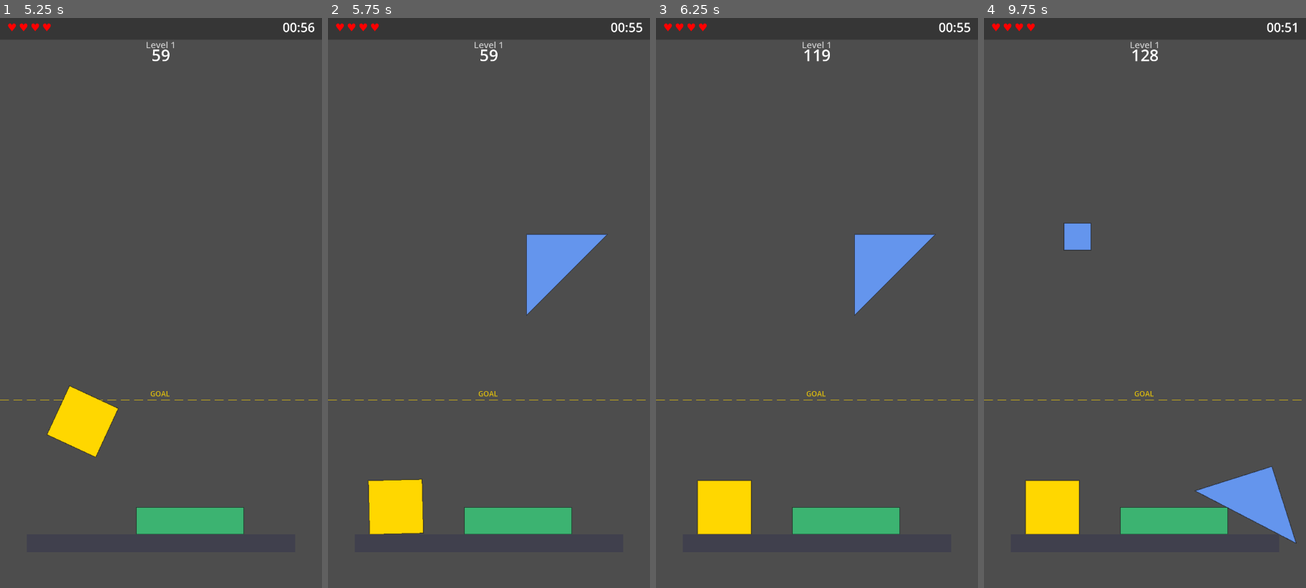
Above: before the commit, frames 1-4 (left to right).
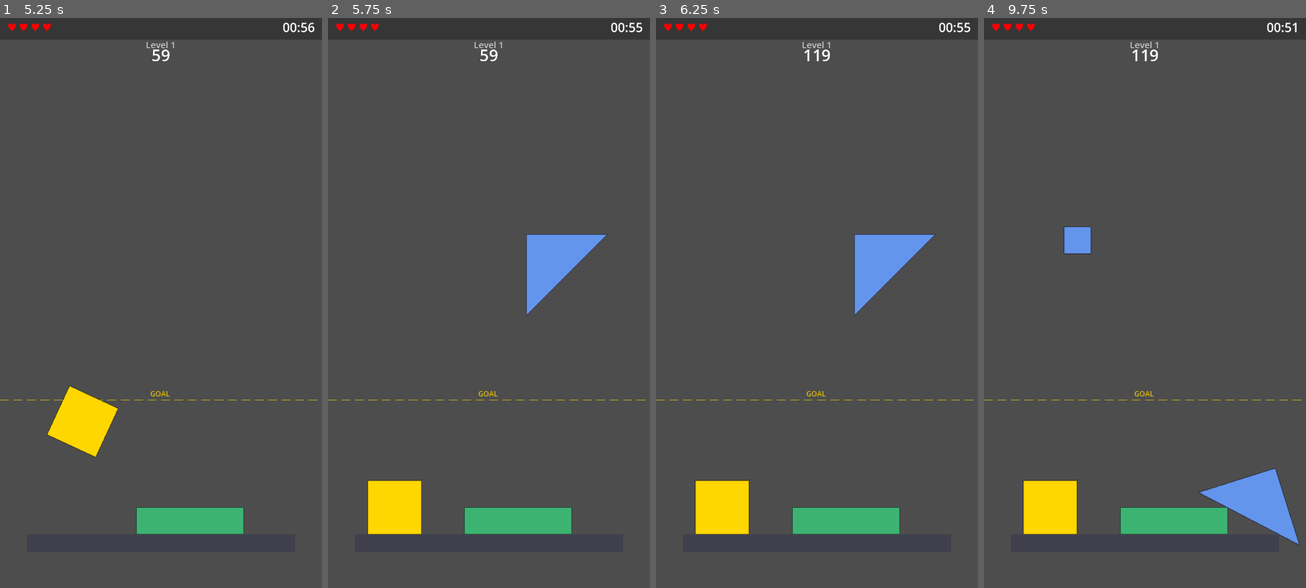
Above: after the commit, the same moments.

Repository: PartlyWhole/ToppleClone
Game: Godot game, scene res://main/main.tscn
Two runs of this game, one before a commit and one after it. Both use one fixed random seed, a clock stepped at 60 frames per second and the inputs below.
Inputs (mouse positions are in pixels of both pictures, inside the frame that each line leads up to):
- Up to frame 1 (5.25 s): click "▶ START" at 0.5 s; tap Enter at 1.25, 4.35 s; drag from (170, 69) to (193, 177) at 1.27 s; drag from (96, 331) to (144, 417) at 2.02 s; move the mouse to (193, 177) at 2.77 s; tap Ctrl at 2.85 s; click (193, 177) at 2.92 s; drag from (109, 69) to (64, 217) at 3.52 s; move the mouse to (257, 388) at 4.27 s; click (257, 388) at 4.42 s; drag from (64, 217) to (112, 160) at 5.02 s
- Up to frame 2 (5.75 s): no input
- Up to frame 3 (6.25 s): move the mouse to (894, 274) at 5.77 s; hold Q from 5.78 s (still down); click (894, 274) at 5.92 s
- Up to frame 4 (9.75 s): release Q at 6.5 s; tap Space at 6.5 s; drag from (1096, 160) to (1080, 331) at 6.52 s; tap Enter at 7.25 s; move the mouse to (1215, 274) at 7.27 s; tap 5 at 7.35 s; click (1215, 274) at 7.42 s; drag from (1080, 331) to (1128, 417) at 8.02 s; move the mouse to (1177, 177) at 8.77 s; tap Alt at 8.85 s; click (1177, 177) at 8.92 s; drag from (1087, 246) to (1048, 217) at 9.52 s

Frame 1 is identical in both runs. In frame 2, 0.2% of the frame differs, in the area x 12-30%, y 80-91%; in frame 3, 0.2%; in frame 4, 0.7%, in the area x 12-99%, y 5-93%.

Commit message:
tweak: decrease friction to 0.5 on blocks and walls
Co-Authored-By: Claude Opus 4.6 (1M context) <noreply@anthropic.com>

Diff:
--- a/features/blocks/scripts/draggable_block.gd
+++ b/features/blocks/scripts/draggable_block.gd
@@ -55,7 +55,7 @@
 	angular_damp = 5.0
 	linear_damp = 0.5
 	var mat: PhysicsMaterial = PhysicsMaterial.new()
-	mat.friction = 1.0
+	mat.friction = 0.5
 	mat.rough = true
 	physics_material_override = mat
 	input_event.connect(_on_input_event)
--- a/features/gameplay/scripts/gameplay_controller.gd
+++ b/features/gameplay/scripts/gameplay_controller.gd
@@ -68,7 +68,7 @@
 	var body: StaticBody2D = StaticBody2D.new()
 	body.position = pos
 	var mat: PhysicsMaterial = PhysicsMaterial.new()
-	mat.friction = 1.0
+	mat.friction = 0.5
 	mat.rough = true
 	body.physics_material_override = mat
 	var shape: CollisionShape2D = CollisionShape2D.new()
